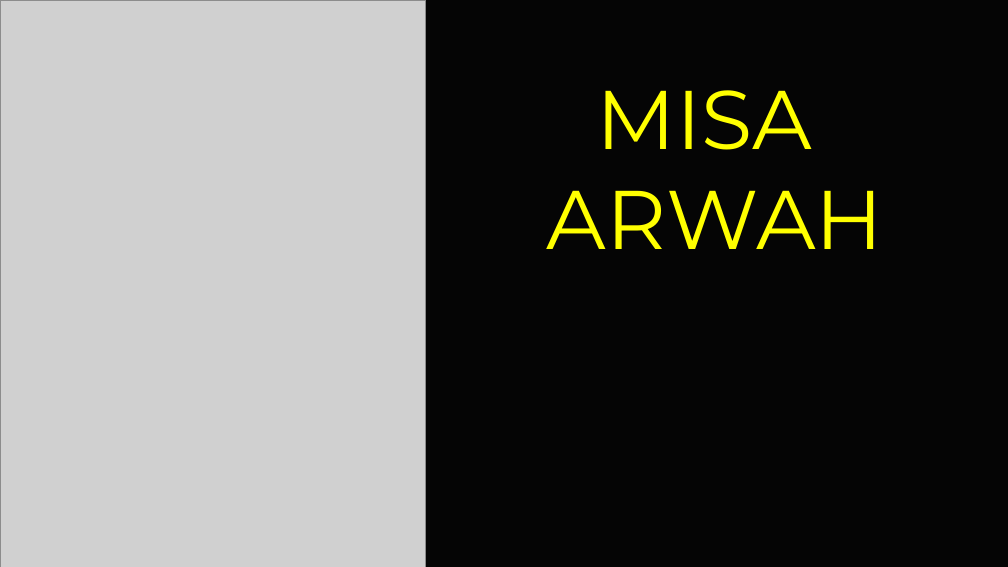
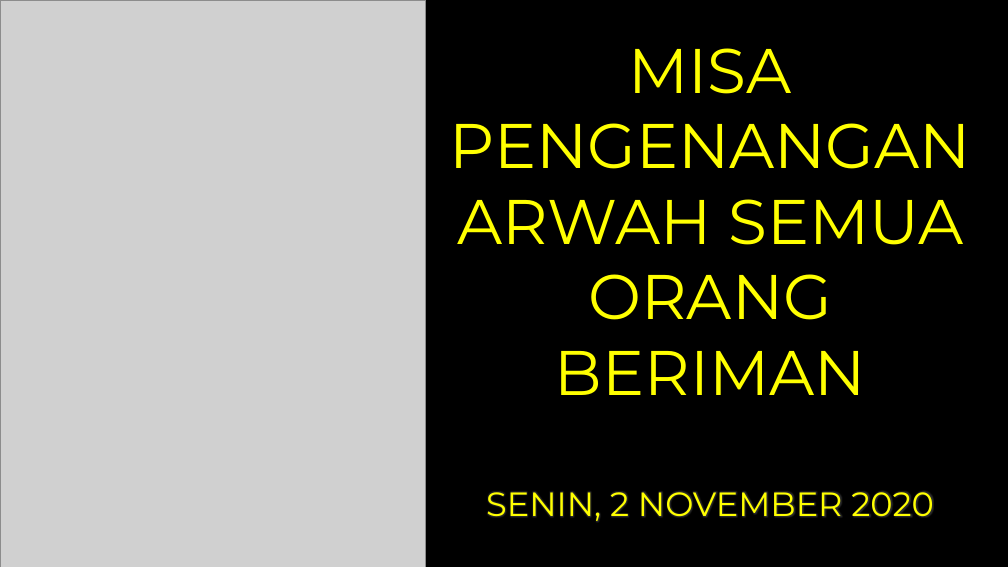
Before and after one commit to laurensius/Slide_Misa_KRC, a slide deck: slide 1 of 2020 11 tanggal 2 Misa Arwah/Slide Misa Arwah.pptx. Drawn at 1008x567 pixels with LibreOffice and Linux fonts; fonts in the diff are those of the drawing; grey boxes stand for pictures. Boxes give left, top, right and bottom in pixels: in the first picture for what was removed or moved away, otherwise in the second. Text is boxed around its words. In the diff, an @@ line names an element or a change of style, - is before the commit and + after.

Commit message:
Add slide misa mingguan s/d 29 11 2020

```diff
--- a/2020 11 tanggal 2 Misa Arwah/Slide Misa Arwah.pptx
+++ b/2020 11 tanggal 2 Misa Arwah/Slide Misa Arwah.pptx
@@ background #000000 at 98% opacity to #000000 @@
@@ title at [450, 48, 972, 395]: text changed; size 79.2 to 60 pt @@
-MISA
-ARWAH
+MISA PENGENANGAN
+ARWAH SEMUA ORANG BERIMAN
@@ text added at [486, 492, 934, 521], 32 pt, text #FFFF00 @@
+SENIN, 2 NOVEMBER 2020
```
Also in this commit, not shown: 31 other slides changed, 1 slide added, 2 slides removed, 10 other files.
